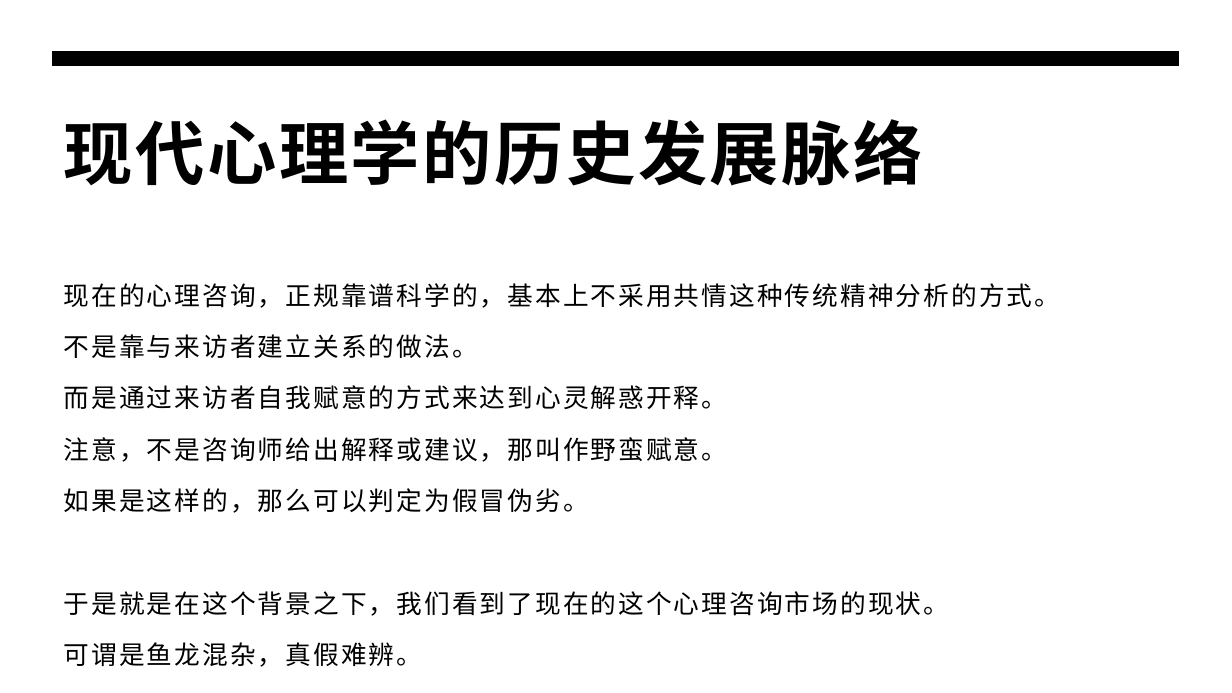
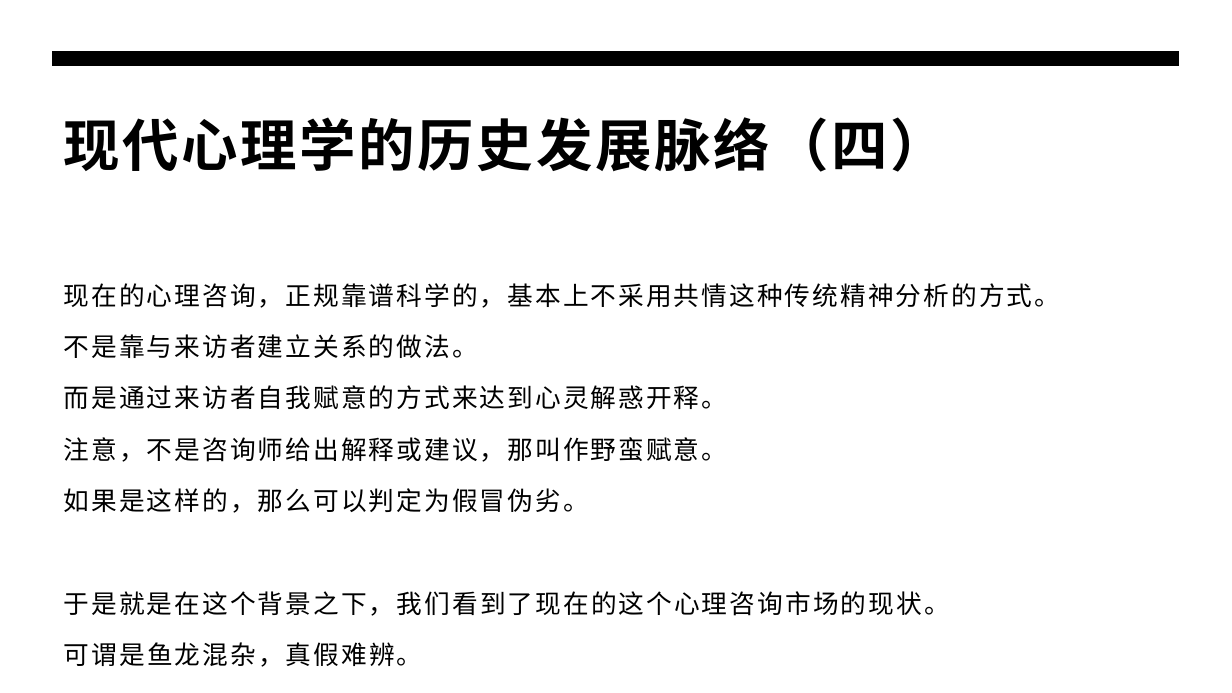
Before and after one commit to panxibei/writing, a slide deck: slide 5 of 44_心理学/24_浥尘伙伴社团原创：浥尘智慧家长课堂/智慧家长课堂.pptx. Drawn at 1232x693 pixels with LibreOffice and Linux fonts; fonts in the diff are those of the drawing. Boxes give left, top, right and bottom in pixels: in the first picture for what was removed or moved away, otherwise in the second. Text is boxed around its words. In the diff, an @@ line names an element or a change of style, - is before the commit and + after.

```diff
--- a/44_心理学/24_浥尘伙伴社团原创：浥尘智慧家长课堂/智慧家长课堂.pptx
+++ b/44_心理学/24_浥尘伙伴社团原创：浥尘智慧家长课堂/智慧家长课堂.pptx
@@ title at (x1=64, y1=117, x2=947, y2=172): text changed; size 54 to 44 pt @@
-现代心理学的历史发展脉络
+现代心理学的历史发展脉络（四）
```
Also in this commit, not shown: 24 other slides changed, 6 slides added, 3 slides removed, 1 other file.
